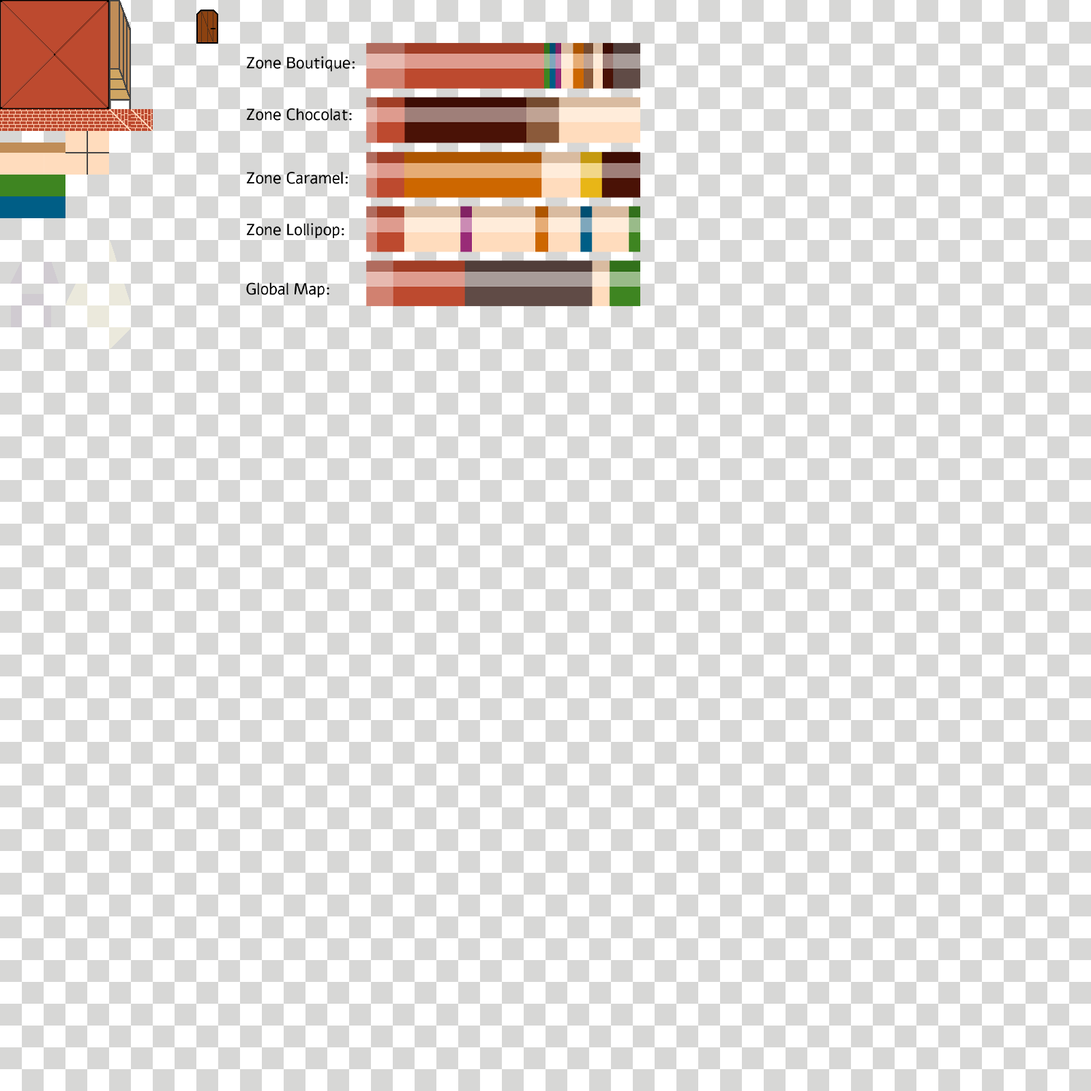
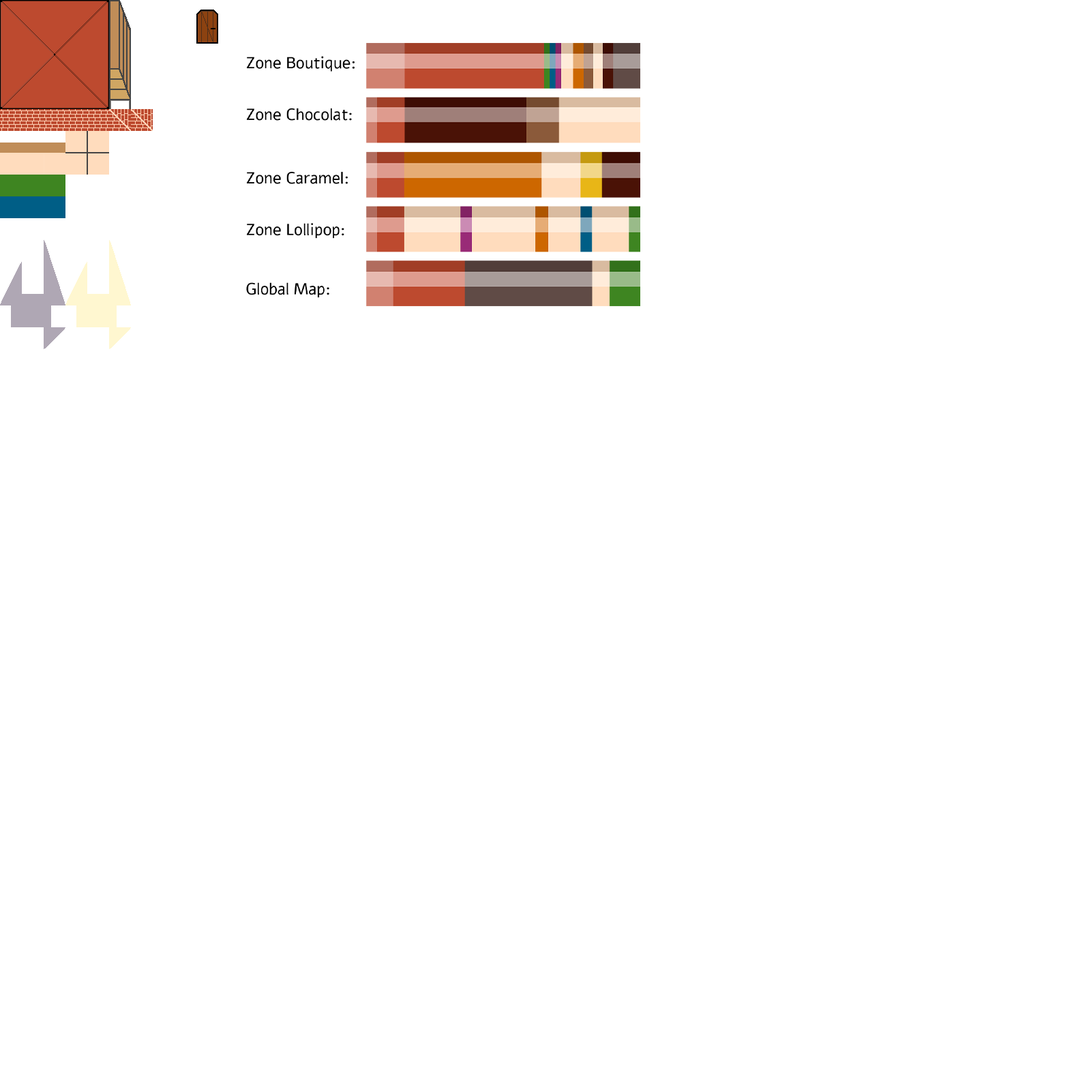
The second (1091, 1091) image is a revision of the first. Changes to its layers:
hid "Grille_01" over [0, 0, 1091, 1091]
